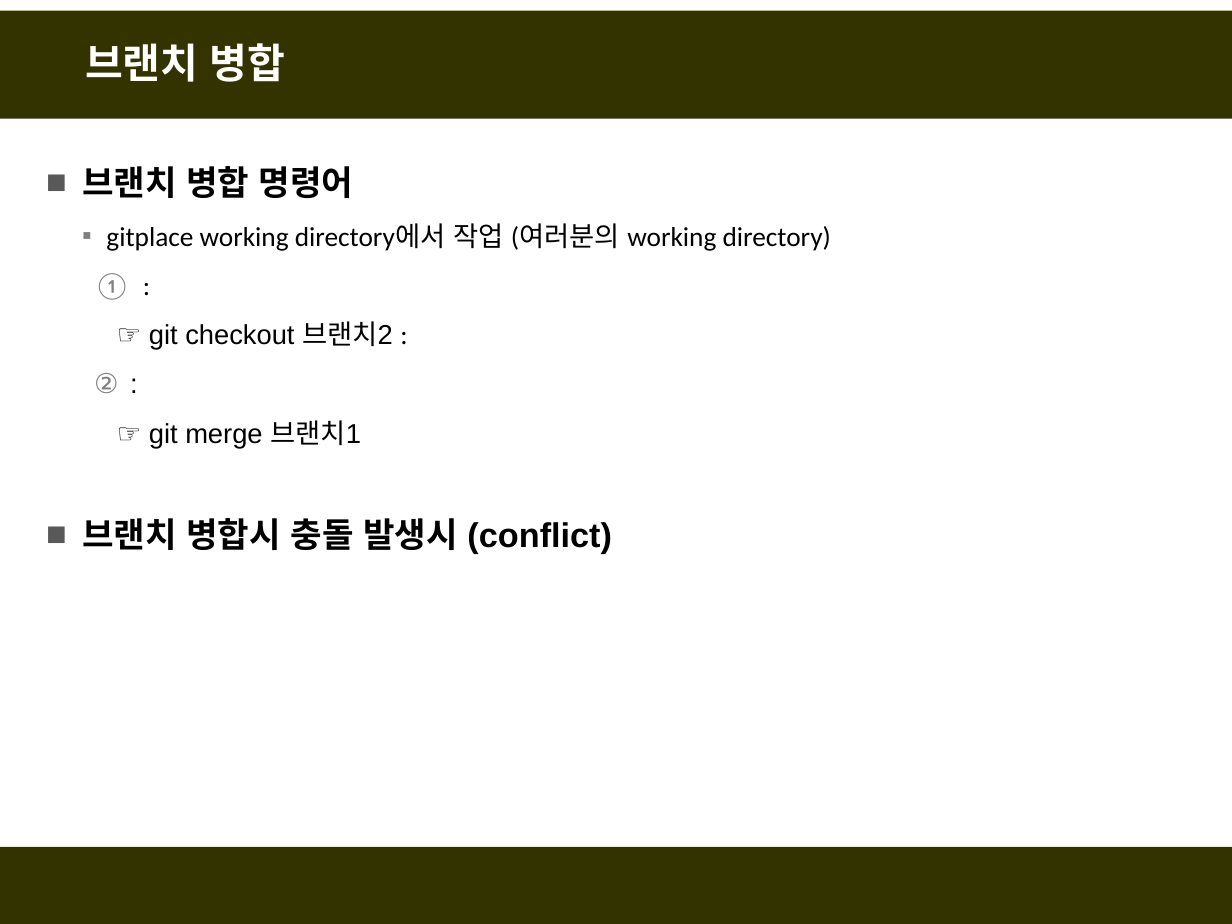
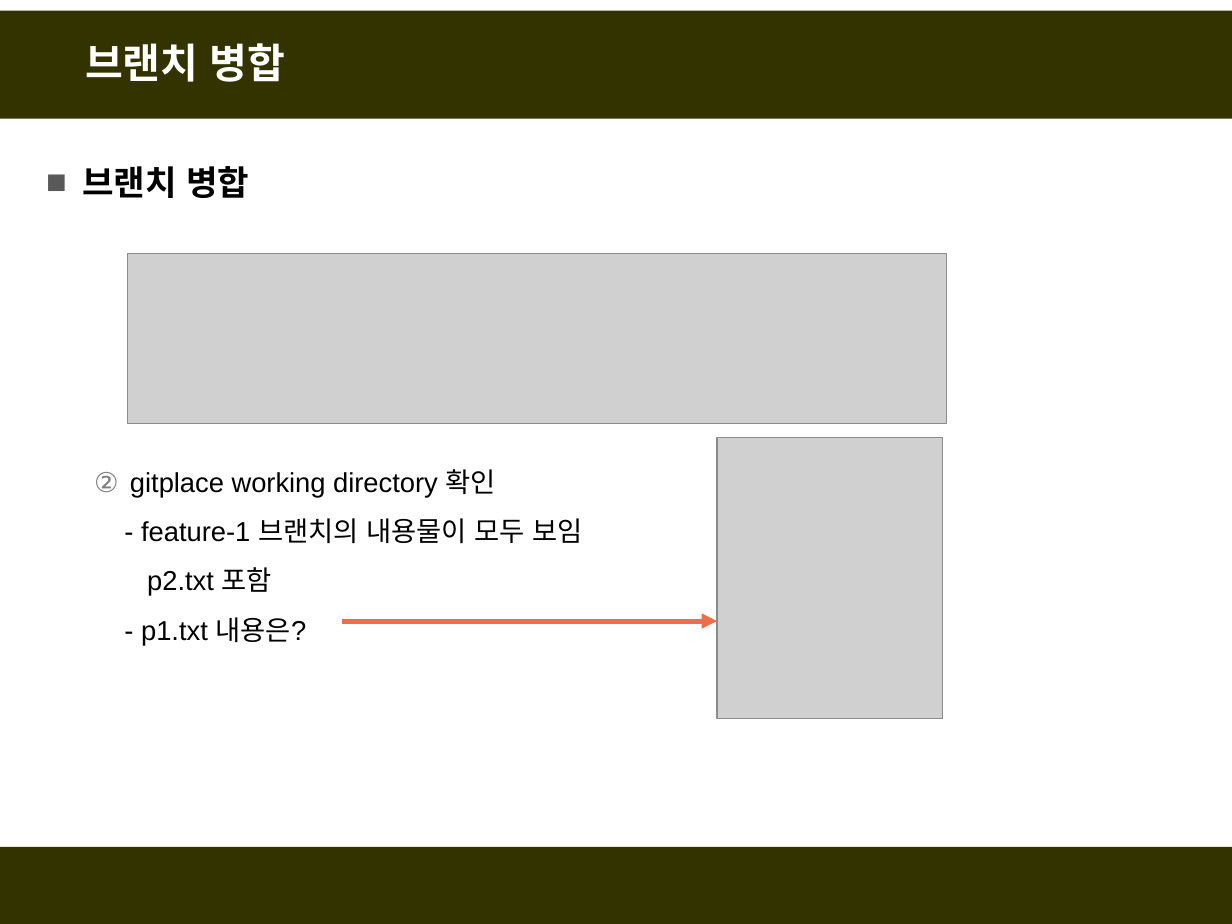
Before and after one commit to fasthill/github-lecture, a slide deck: slide 33 of git및github첫걸음.pptx (slide 28 before the commit). Drawn at 1232x924 pixels with LibreOffice and Linux fonts; fonts in the diff are those of the drawing; grey boxes stand for pictures. Boxes give left, top, right and bottom in pixels: in the first picture for what was removed or moved away, otherwise in the second. Text is boxed around its words. In the diff, an @@ line names an element or a change of style, - is before the commit and + after.

```diff
--- a/git및github첫걸음.pptx
+++ b/git및github첫걸음.pptx
@@ text at <box>82,166,582,645</box>: text changed; font Calibri to Arial @@
-■ 브랜치 병합 명령어
-  ▪ gitplace working directory에서 작업 (여러분의 working directory)
-  1. :
-  ☞ git checkout 브랜치2 :
-  2. :
-  ☞ git merge 브랜치1
+■ 브랜치 병합
+  2. gitplace working directory 확인
+  - feature-1 브랜치의 내용물이 모두 보임
+  p2.txt 포함
+  - p1.txt 내용은?
@@ picture added at <box>128,254,947,424</box> @@
@@ picture added at <box>717,437,942,718</box> @@
@@ text removed at <box>82,518,612,554</box> @@
-■ 브랜치 병합시 충돌 발생시 (conflict)
@@ arrow added from (342, 621) to (717, 621), #EE6E4A 3 pt @@
```
Also in this commit, not shown: 25 other slides changed, 19 slides added, 1 slide removed.
